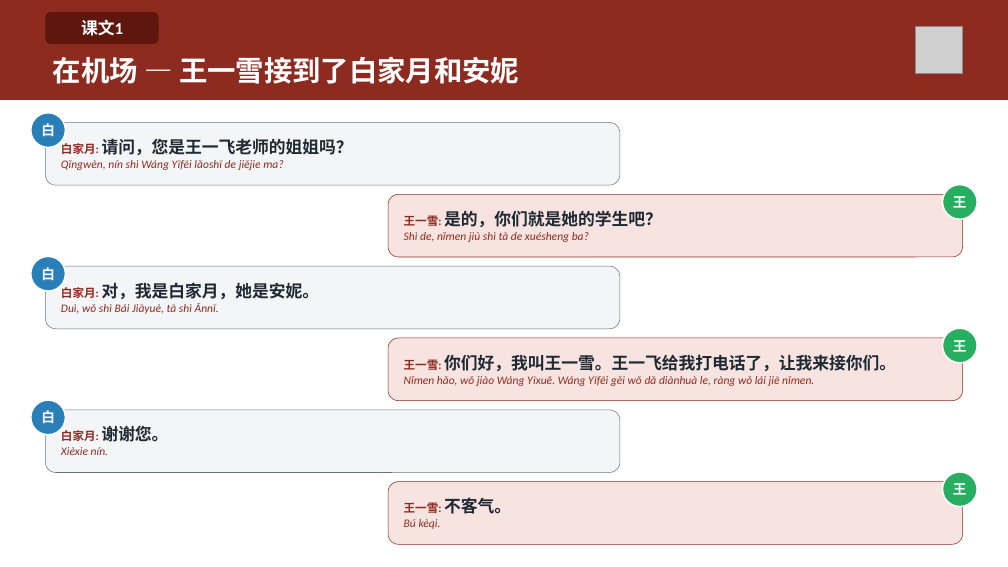
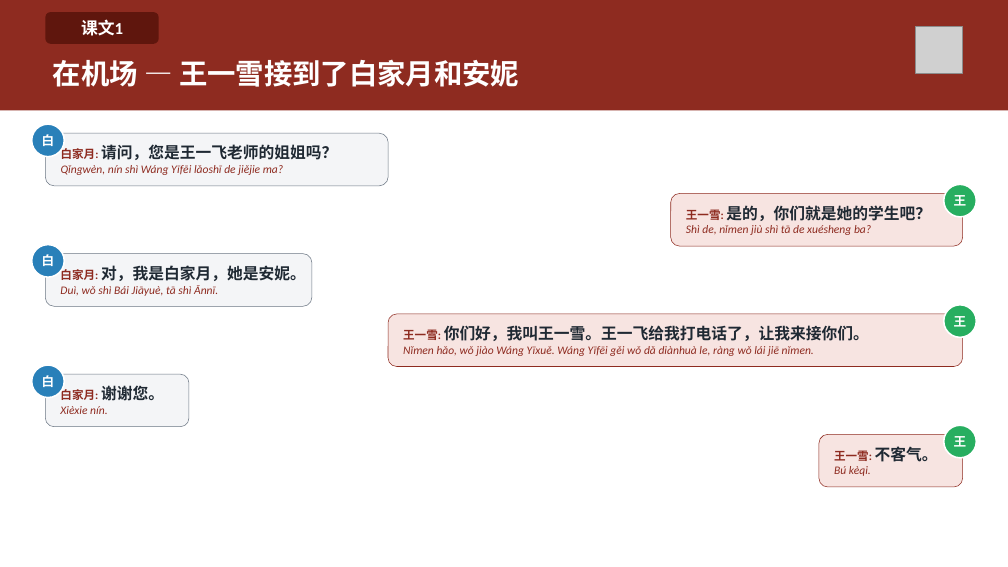
Before and after one commit to HuyenNguyen911/chinese-learning-os, a slide deck: slide 15 of output/hsk2/buoi01_moian_vitquay/slide/Buoi-01-Moian-Vitquay.pptx. Drawn at 1008x567 pixels with LibreOffice and Linux fonts; fonts in the diff are those of the drawing; grey boxes stand for pictures. Boxes give left, top, right and bottom in pixels: in the first picture for what was removed or moved away, otherwise in the second. Text is boxed around its words. In the diff, an @@ line names an element or a change of style, - is before the commit and + after.

```diff
--- a/output/hsk2/buoi01_moian_vitquay/slide/Buoi-01-Moian-Vitquay.pptx
+++ b/output/hsk2/buoi01_moian_vitquay/slide/Buoi-01-Moian-Vitquay.pptx
@@ rectangle: place and size @@
-rectangle at <box>0,0,1008,100</box>
+rectangle at <box>0,0,1008,110</box>
@@ ellipse "白": place and size @@
-ellipse "白" at <box>31,113,66,147</box>
+ellipse "白" at <box>32,124,64,157</box>
@@ rounded rectangle "白家月: 请问，您是王一飞老师的姐姐吗？": place and size @@
-rounded rectangle "白家月: 请问，您是王一飞老师的姐姐吗？" at <box>45,123,620,185</box>
+rounded rectangle "白家月: 请问，您是王一飞老师的姐姐吗？" at <box>45,133,388,186</box>
@@ text in rounded rectangle at <box>61,144,337,160</box>: size 16 to 15 pt in "请问，您是王一飞老师的姐姐吗？" @@
@@ rounded rectangle "王一雪: 是的，你们就是她的学生吧？": place and size @@
-rounded rectangle "王一雪: 是的，你们就是她的学生吧？" at <box>388,194,963,257</box>
+rounded rectangle "王一雪: 是的，你们就是她的学生吧？" at <box>671,194,963,247</box>
@@ text in rounded rectangle at <box>686,205,931,221</box>: size 16 to 15 pt in "是的，你们就是她的学生吧？" @@
@@ ellipse "白": place and size @@
-ellipse "白" at <box>31,256,66,291</box>
+ellipse "白" at <box>32,244,64,277</box>
@@ rounded rectangle "白家月: 对，我是白家月，她是安妮。": place and size @@
-rounded rectangle "白家月: 对，我是白家月，她是安妮。" at <box>45,266,620,329</box>
+rounded rectangle "白家月: 对，我是白家月，她是安妮。" at <box>45,254,312,307</box>
@@ text in rounded rectangle at <box>60,265,306,281</box>: size 16 to 15 pt in "对，我是白家月，她是安妮。" @@
@@ rounded rectangle "王一雪: 你们好，我叫王一雪。王一飞给我打电话了，让我来接你们。": place and size @@
-rounded rectangle "王一雪: 你们好，我叫王一雪。王一飞给我打电话了，让我来接你们。" at <box>388,338,963,401</box>
+rounded rectangle "王一雪: 你们好，我叫王一雪。王一飞给我打电话了，让我来接你们。" at <box>388,314,963,367</box>
@@ text in rounded rectangle at <box>403,325,869,341</box>: size 16 to 15 pt in "你们好，我叫王一雪。王一飞给我打电话了，让我来接你们。" @@
@@ ellipse "王": place and size @@
-ellipse "王" at <box>943,328,978,363</box>
+ellipse "王" at <box>944,305,976,337</box>
@@ ellipse "白": place and size @@
-ellipse "白" at <box>31,400,66,435</box>
+ellipse "白" at <box>32,365,64,398</box>
@@ rounded rectangle "白家月: 谢谢您。": place and size @@
-rounded rectangle "白家月: 谢谢您。" at <box>45,410,620,473</box>
+rounded rectangle "白家月: 谢谢您。" at <box>45,374,189,427</box>
@@ text in rounded rectangle at <box>60,385,164,401</box>: size 16 to 15 pt in "谢谢您。" @@
@@ rounded rectangle "王一雪: 不客气。": place and size @@
-rounded rectangle "王一雪: 不客气。" at <box>388,482,963,544</box>
+rounded rectangle "王一雪: 不客气。" at <box>819,435,963,488</box>
@@ text in rounded rectangle at <box>834,446,938,462</box>: size 16 to 15 pt in "不客气。" @@
@@ size 13 to 12 pt in 6 elements at <box>944,185,976,217</box>, <box>32,124,64,157</box>, <box>32,244,64,277</box>, <box>944,305,976,337</box>, <box>32,365,64,398</box>, <box>944,425,976,457</box> @@
@@ ellipse "王": place and size @@
-ellipse "王" at <box>943,472,978,507</box>
+ellipse "王" at <box>944,425,976,457</box>
```
Also in this commit, not shown: 24 other slides changed, 16 other files.
